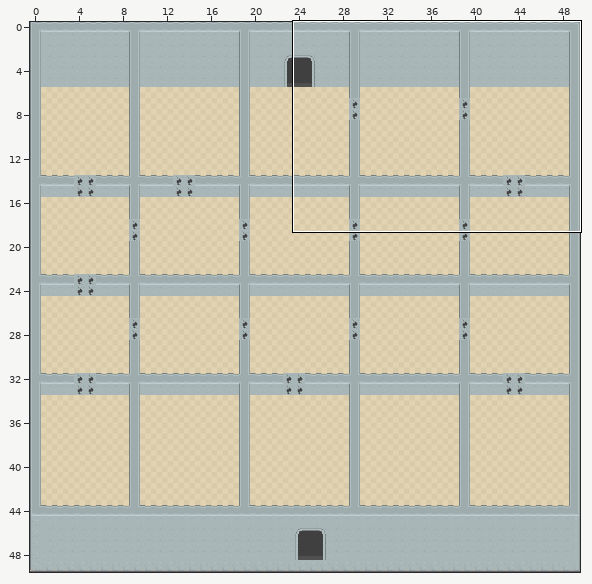
Tiled map, stored at assets/floorFive.tmx. Above: a wide view before the commit, with the close-up outlined.
Close-up. Before the edit:
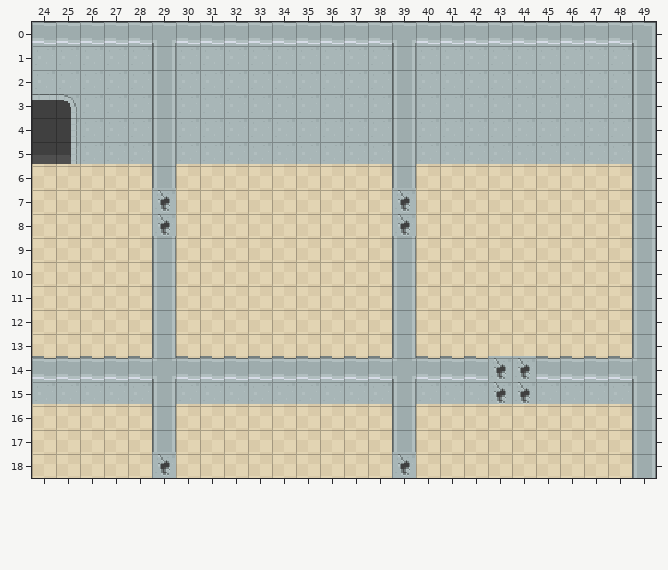
Cells are 16x16 px. Shown: x 24..49, y 0..18. The commit also changed other parts of the map, which this record leaves out.
After the commit:
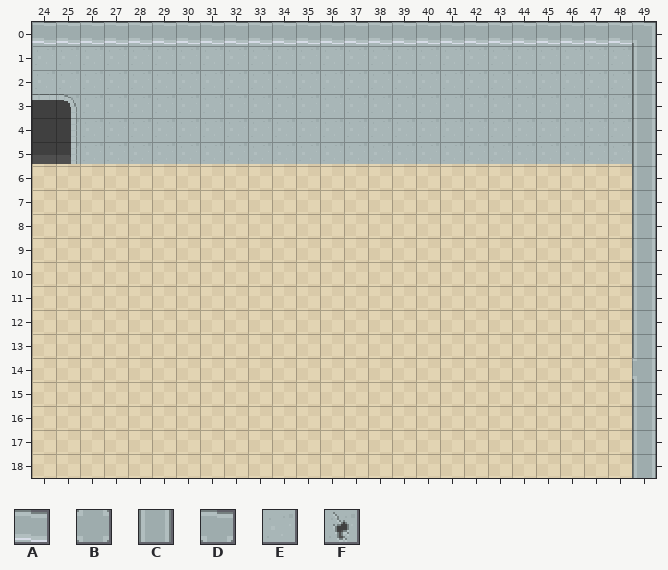
Key: from "tilemap_packed": A 10, B 38, C 39, D 43, E 65, F 92.
_ is an empty cell, . an unchanged one.
The edit:
--- layer "Wall"
@@ x 29..39 @@
- 0 D.........D
- 1 C.........C
- 2 C.........C
- 3 C.........C
- 4 C.........C
- 5 C.........C
- 6 C.........C
+ 0 A.........A
+ 1 E.........E
+ 2 E.........E
+ 3 E.........E
+ 4 E.........E
+ 5 E.........E
+ 6 _........._
@@ x 24..48 @@
- 9 .....C.........C.........
-10 .....C.........C.........
-11 .....C.........C.........
-12 .....C.........C.........
-13 .....C.........C.........
-14 AAAAABAAAAAAAAABAAA..AAAA
-15 EEEEECEEEEEEEEECEEE..EEEE
-16 .....C.........C.........
-17 .....C.........C.........
+ 9 ....._........._.........
+10 ....._........._.........
+11 ....._........._.........
+12 ....._........._.........
+13 ....._........._.........
+14 ___________________..____
+15 ___________________..____
+16 ....._........._.........
+17 ....._........._.........
--- layer "Cracked"
@@ x 29..39 @@
- 7 F.........F
- 8 F.........F
+ 7 _........._
+ 8 _........._
@@ x 43..44 @@
-14 FF
-15 FF
+14 __
+15 __
@@ x 29..39 @@
-18 F.........F
+18 _........._
Boxes around the changes in both close-ups, in picture pixels (x1, y1, x2, y2):
changed: (32, 38, 632, 478)
